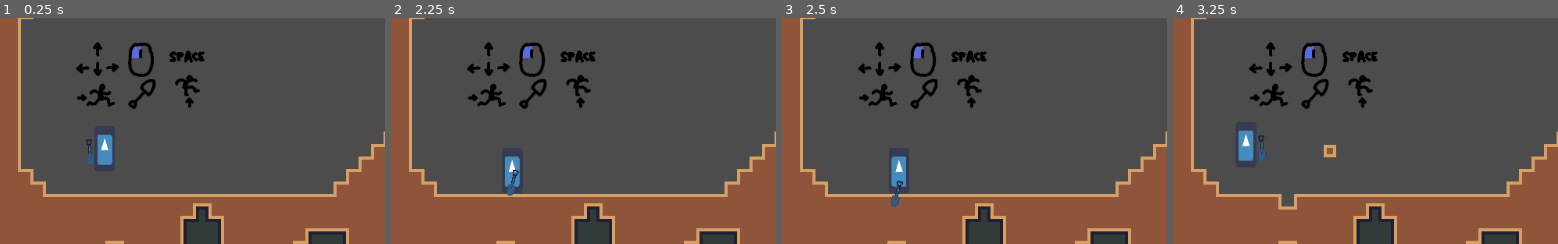
Above: before the commit, frames 1-4 (left to right).
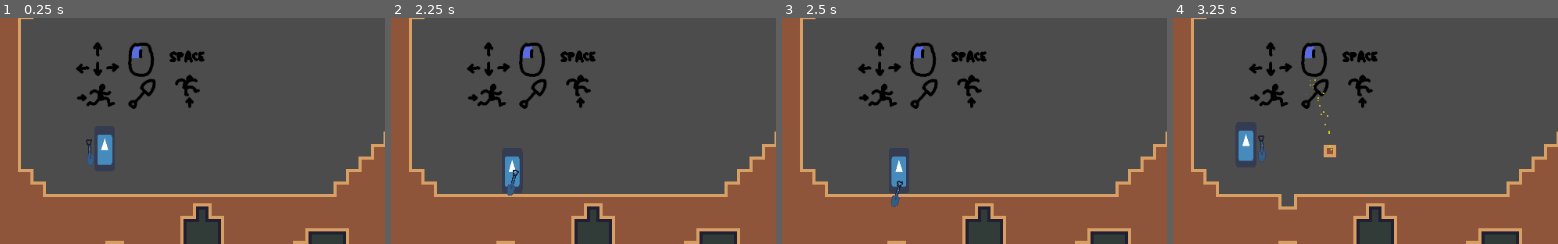
Above: after the commit, the same moments.

Repository: Eptwalabha/ld48
Game: Godot game, scene res://scenes/levels/LevelBase.tscn
The game is run twice, just before and just after one commit, with the same random seed, the same clock (stepped at 60 frames per second) and the same inputs. The engine's default icon, where the game draws it, is replaced by a stand-in: a white triangle on a blue panel in a dark square.
Inputs (mouse positions are % of the whole screen's width and height, from its top left):
- Up to frame 1 (0.25 s): no input
- Up to frame 2 (2.25 s): move the mouse to (43, 69) at 0.52 s; hold E (action) 0.53-1.28 s; hold Right (move_right) 0.53-2.03 s; tap Space (move_jump) at 0.77, 1.52 s; move the mouse to (79, 64) at 1.27 s; tap E (action) at 1.35 s; move the mouse to (17, 33) at 2.02 s; hold Left (move_left) from 2.03 s (still down); hold E (action) from 2.03 s (still down)
- Up to frame 3 (2.5 s): keep holding Left (move_left); keep holding E (action)
- Up to frame 4 (3.25 s): keep holding Left (move_left); move the mouse to (53, 48) at 2.77 s; release E (action) at 2.78 s; tap E (action) at 2.85 s; tap Space (move_jump) at 3.02 s
The pictures show only the part of the screen within x 0-50%, y 32-82%; the shares and areas given below are measured in that part.

Frames 1-3 are identical in both runs. In frame 4, less than 0.1% of the frame differs, in the area x 35-42%, y 26-59%.

Commit message:
add sand particle

Diff:
--- a/scenes/DirtBlock.gd
+++ b/scenes/DirtBlock.gd
@@ -10,6 +10,7 @@
 	# apply_torque_impulse does not work for some reason.
 	apply_torque_impulse(randf() * 360.0 - 180.0)
 	apply_central_impulse(impulse)
+	$SandParticle.emitting = true
 
 func _physics_process(delta):
 	if linear_velocity.length() < 20:
--- a/scenes/DirtBlock.tscn
+++ b/scenes/DirtBlock.tscn
@@ -1,7 +1,8 @@
-[gd_scene load_steps=5 format=2]
+[gd_scene load_steps=6 format=2]
 
 [ext_resource path="res://assets/images/tile-16x16.png" type="Texture" id=1]
 [ext_resource path="res://scenes/DirtBlock.gd" type="Script" id=2]
+[ext_resource path="res://scenes/block/SandParticle.tscn" type="PackedScene" id=3]
 
 [sub_resource type="PhysicsMaterial" id=2]
 
@@ -22,3 +23,6 @@
 
 [node name="CollisionShape2D" type="CollisionShape2D" parent="."]
 shape = SubResource( 1 )
+
+[node name="SandParticle" parent="." instance=ExtResource( 3 )]
+emitting = false
--- a/scenes/Player.tscn
+++ b/scenes/Player.tscn
@@ -243,8 +243,8 @@
 position = Vector2( 35, -19.25 )
 
 [node name="SpadePivot" type="Node2D" parent="Pivot"]
-position = Vector2( -15.2464, -32.185 )
-rotation = 0.29379
+position = Vector2( -17.1375, -32.1723 )
+rotation = 0.405874
 __meta__ = {
 "_edit_group_": true
 }
--- /dev/null
+++ b/scenes/block/SandParticle.tscn
@@ -0,0 +1,20 @@
+[gd_scene load_steps=3 format=2]
+
+[sub_resource type="Curve" id=1]
+_data = [ Vector2( 0, 1 ), 0.0, 0.199111, 0, 0, Vector2( 1, 0.0863637 ), -2.4987, 0.0, 0, 0 ]
+
+[sub_resource type="Gradient" id=2]
+offsets = PoolRealArray( 0, 0.611814, 1 )
+colors = PoolColorArray( 0.837198, 0.850098, 0.0730553, 1, 0.752441, 0.61821, 0.0617237, 1, 1, 1, 1, 0 )
+
+[node name="SandParticle" type="CPUParticles2D"]
+amount = 25
+lifetime = 0.4
+randomness = 1.0
+local_coords = false
+emission_shape = 1
+emission_sphere_radius = 6.0
+gravity = Vector2( 0, 200 )
+scale_amount = 2.0
+scale_amount_curve = SubResource( 1 )
+color_ramp = SubResource( 2 )
